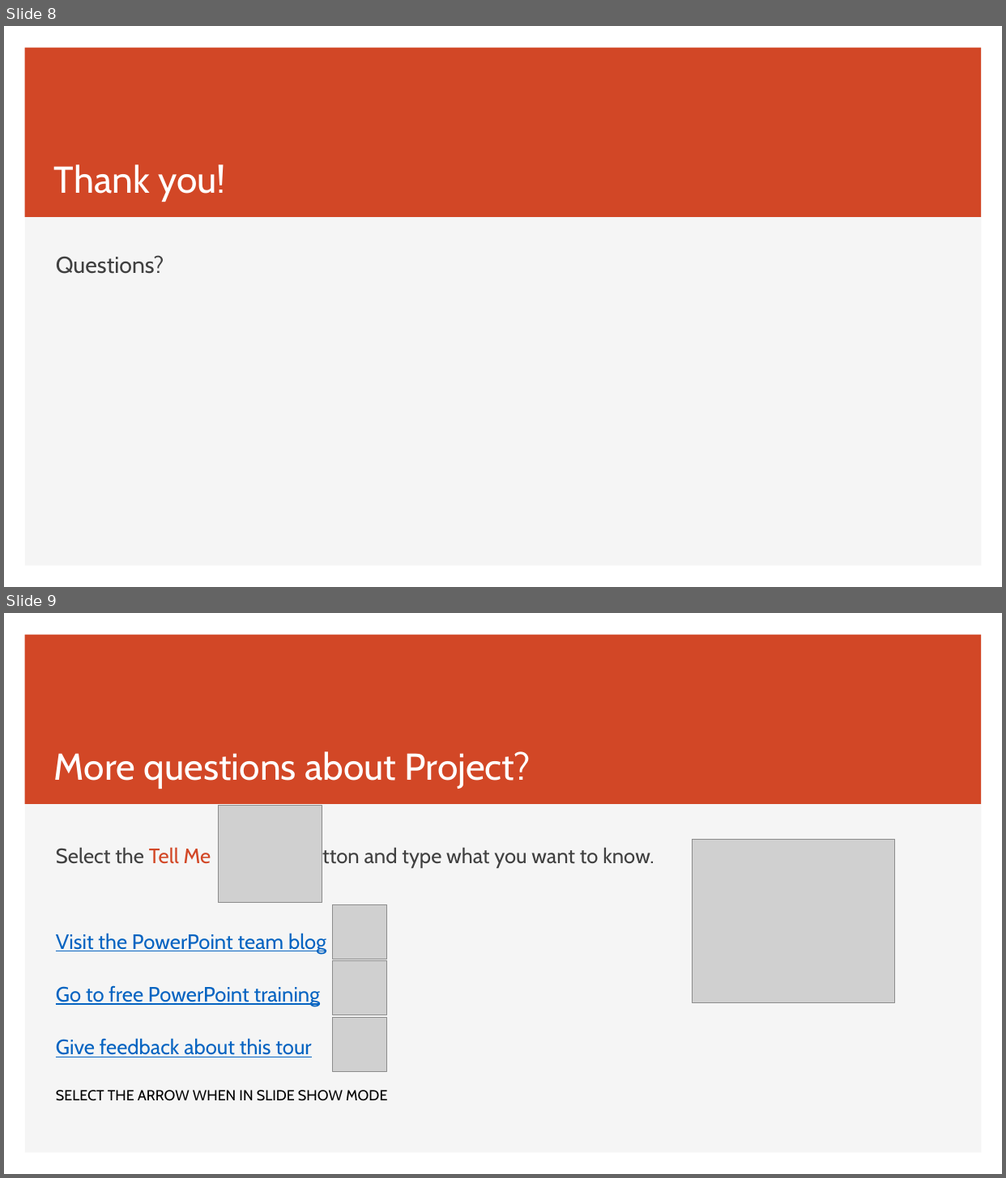
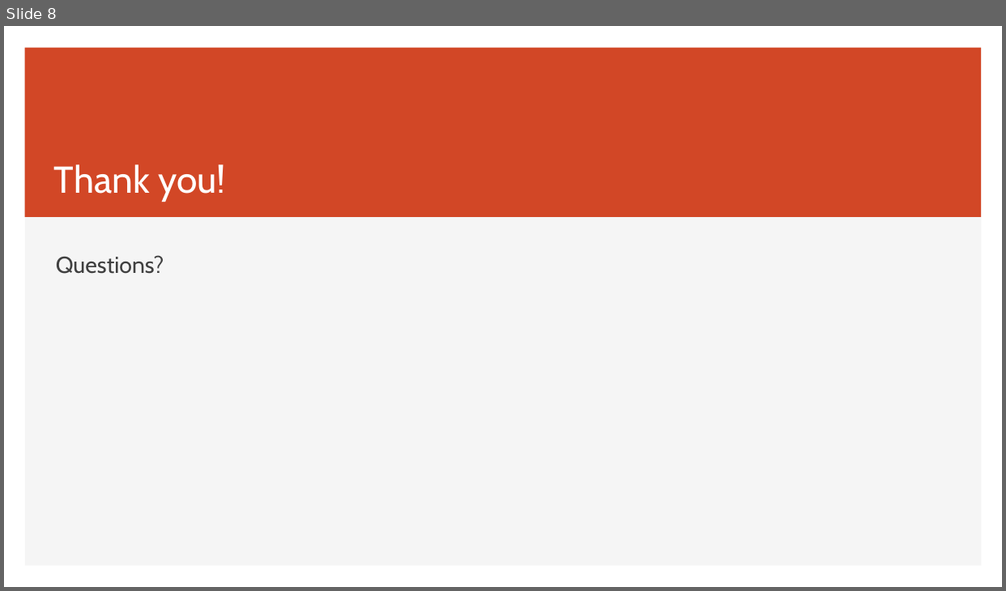
Before and after one commit to rsbtoronto/UofTTeamJTermProject, a slide deck: Welcome to Team J Project.pptx. Shown one above the other, each under a label of ours: slides 8 and 9 before the commit, slide 8 after it. The pictures are 1006x1178 and 1006x591 pixels, drawn with LibreOffice and Linux fonts; fonts in the diff are those of the drawing; grey boxes stand for pictures. Boxes give left, top, right and bottom in pixels: in the first picture for what was removed or moved away, otherwise in the second. Text is boxed around its words. In the diff, an @@ line names an element or a change of style, - is before the commit and + after.

```diff
--- a/Welcome to Team J Project.pptx
+++ b/Welcome to Team J Project.pptx
@@ slide 9 removed at box(4, 613, 1002, 1174), background #FFFFFF; not listed: 2 template elements that a slide beside it also shows @@
@@ title removed at box(54, 752, 530, 788) @@
-More questions about Project?
@@ picture removed at box(218, 806, 322, 903) @@
@@ text removed at box(56, 846, 654, 1058) @@
-Select the Tell Me button and type what you want to know.
-Visit the PowerPoint team blog
-Go to free PowerPoint training
-Give feedback about this tour
@@ picture removed at box(692, 839, 896, 1003) @@
@@ picture removed at box(332, 905, 386, 959) @@
@@ picture removed at box(332, 961, 386, 1015) @@
@@ picture removed at box(332, 1018, 386, 1072) @@
@@ text removed at box(56, 1090, 387, 1101) @@
-SELECT THE ARROW WHEN IN SLIDE SHOW MODE
```
Also in this commit, not shown: 2 slides changed, 4 slides added, 3 other slides removed, 5 other files.
